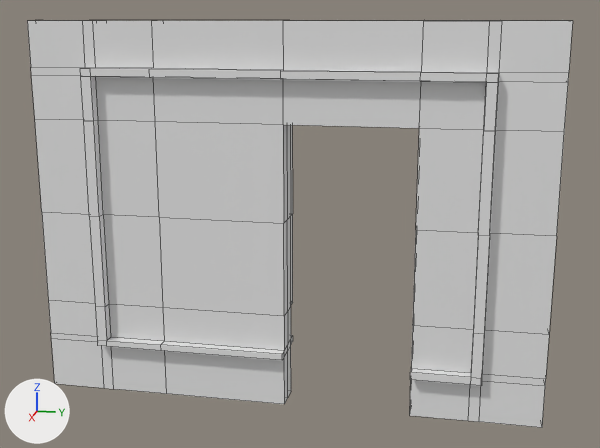
A saved change to the Blender file Mallas/Basic Building Blocks/StaticMesh_WallDoorOne_Detail 3x4x0.25.blend.
Camera for both pictures: a camera (50 mm lens) standing at (6.02, 3.33, 3.01) and looking at (-0.14, 2.1, 1.47). The axes (+X, +Y, +Z) are drawn at lower left. The lights are the same throughout. Mesh edges are drawn as thin lines.

The older version as bpy lines, for what is in view:
```python
me_vert_001 = bpy.data.meshes.new('Vert.001')
me_vert_001.from_pydata(...)  # 301 vertices, 300 faces; spans x -0.33..0.08, y 0.0..4.0, z 0.0..3.0
ob_staticmesh_walldoorone_detail_3x4x0_25 = bpy.data.objects.new('StaticMesh_WallDoorOne_Detail 3x4x0.25', me_vert_001)
ob_staticmesh_walldoorone_detail_3x4x0_25.location = (0.0, 0.0, 0.0)
```
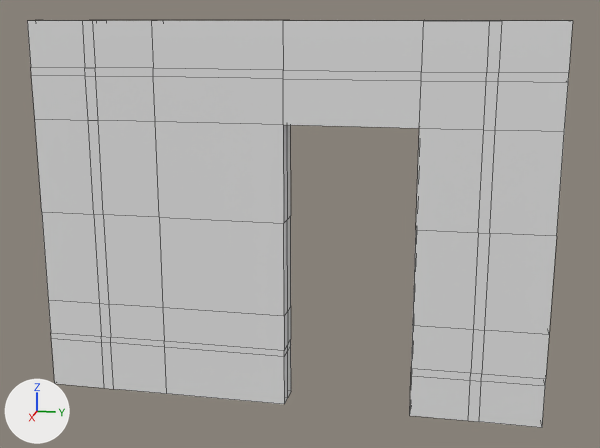
The change, as a diff of the scene's bpy script:
```diff
--- a/Mallas/Basic Building Blocks/StaticMesh_WallDoorOne_Detail 3x4x0.25.blend.py
+++ b/Mallas/Basic Building Blocks/StaticMesh_WallDoorOne_Detail 3x4x0.25.blend.py
@@ me_vert_001 @@
 # used by ob_staticmesh_walldoorone_detail_3x4x0_25; location = (0.0, 0.0, 0.0)
-me_vert_001.from_pydata(...)  # 301 vertices, 300 faces; spans x -0.33..0.08, y 0.0..4.0, z 0.0..3.0
+me_vert_001.from_pydata(...)  # 238 vertices, 236 faces; spans x -0.33..0.0, y 0.0..4.0, z 0.0..3.0
+# me_vert_001 part 1
+# 64 vertices are removed from x -0.33..0.08, y 0.45..3.53, z 0.34..2.65
+# 92 faces are deleted
+# 1 vertex is added at (-0.25, 1.0, 1.5)
+# 28 new faces join them
```

Location of each change, (x1, y1, x2, y2) in pixels of the pictures (600 x 448 px):
part 1 of me_vert_001, cut back: before (80, 68, 499, 386); after (85, 68, 499, 381)
